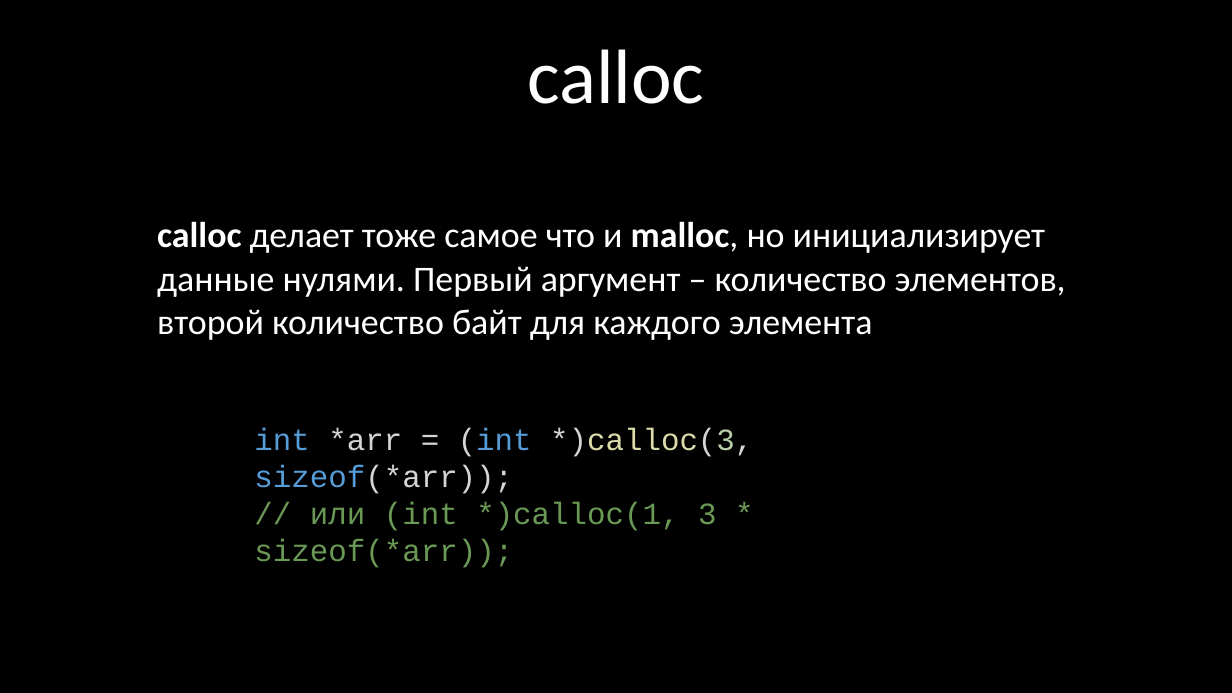
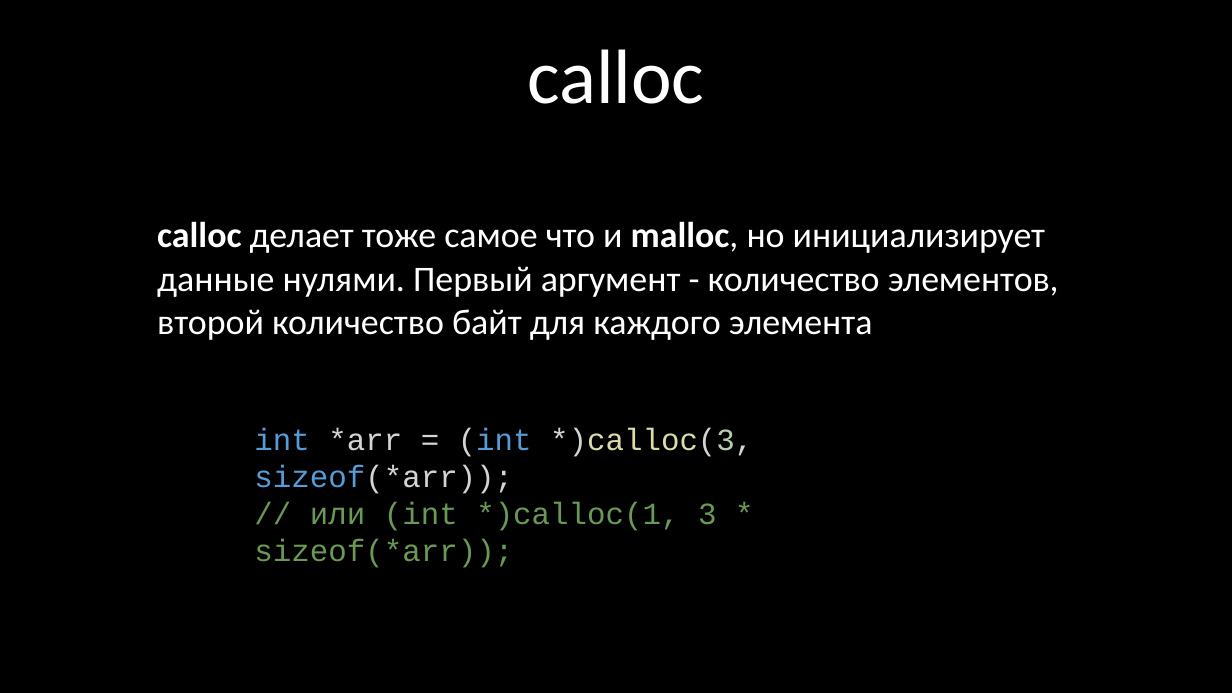
Before and after one commit to kruffka/C-Programming, a slide deck: slide 33 of 6_pointers/6_pointers.pptx (slide 34 before the commit). Drawn at 1232x693 pixels with LibreOffice and Linux fonts; fonts in the diff are those of the drawing. Boxes give left, top, right and bottom in pixels: in the first picture for what was removed or moved away, otherwise in the second. Text is boxed around its words. In the diff, an @@ line names an element or a change of style, - is before the commit and + after.

```diff
--- a/6_pointers/6_pointers.pptx
+++ b/6_pointers/6_pointers.pptx
@@ text at (157, 221, 1059, 340): text changed @@
-calloc делает тоже самое что и malloc, но инициализирует данные нулями. Первый аргумент – количество элементов, второй количество байт для каждого элемента
+calloc делает тоже самое что и malloc, но инициализирует данные нулями. Первый аргумент - количество элементов, второй количество байт для каждого элемента
```
Also in this commit, not shown: 7 other slides changed, 5 slides removed, 18 other files.
